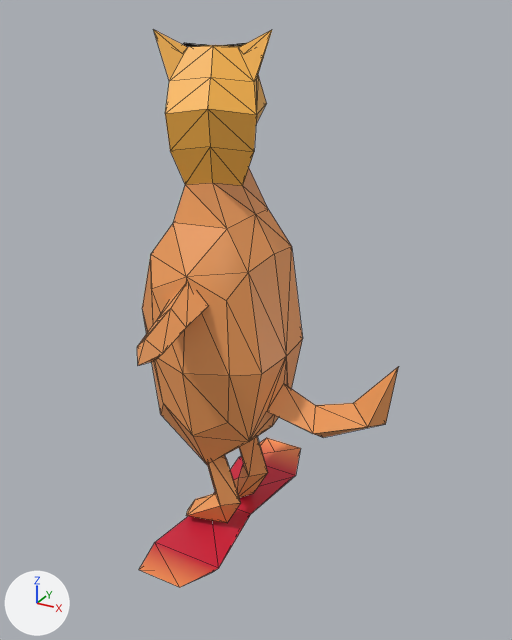
What one commit did to the glTF model raw_files/SkateboardCat.glb.
Before and after are seen from a 50 mm camera at (1.36, -2.22, 2.07) aimed at (0.16, -0.04, 0.98). The lights are fixed; the arrows at lower left show +X, +Y and +Z. Mesh edges are drawn as thin lines. Where no turn or scale is listed for an object, it has been applied to the vertices. Vertices at the same position are counted once.

The first picture shows 'Skateboard', 'SkateboardCat'.
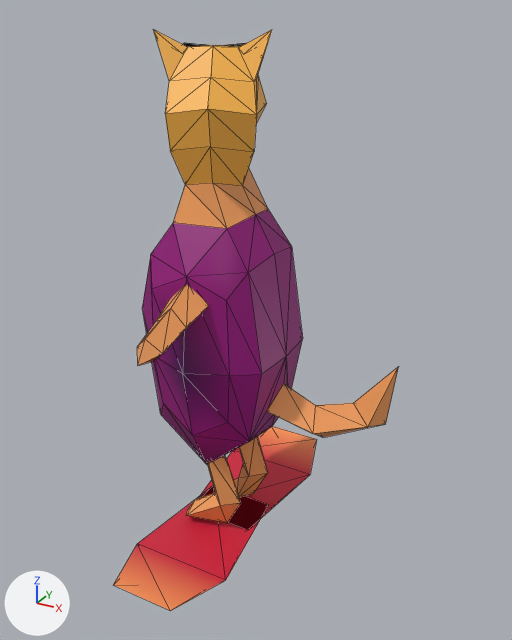
Pixel boxes [x1, y1, x2, y2] of what changed, in the pictures (512 x 640 px):
'Skateboard', reshaped (25% wider, 24% taller): before [139, 438, 301, 587]; after [114, 426, 316, 611]
part 1 of me_cube_001, recoloured (orange to purple): [142, 209, 303, 464] in both

Diff of the bpy script that builds the scene:
```diff
--- a/raw_files/SkateboardCat.glb.py
+++ b/raw_files/SkateboardCat.glb.py
@@ me_cube_001 @@
 me_cube_001.from_pydata(...)  # 159 vertices, 294 faces; spans x -0.29..0.72, y -0.57..0.55, z -0.82..1.17
 # used by ob_skateboardcat; location = (0.0, 0.0, 0.833)
+# me_cube_001 part 1: 88 faces centred in x -0.27..0.25, y -0.28..0.28, z -0.45..0.49 are repainted in the vertex colours; the middle colour goes from orange #f5a15d to purple #94007a
 me_cube_001.materials.append(mat_defaultmaterial)
@@ me_cube @@
 # used by ob_skateboard; location = (0.0, 0.0, -0.011)
-me_cube.from_pydata(...)  # 16 vertices, 28 faces; spans x -0.158..0.158, y -0.538..0.538, z -0.015..0.05
+me_cube.from_pydata(...)  # 20 vertices, 28 faces; spans x -0.217..0.217, y -0.65..0.65, z -0.015..0.05
+# me_cube part 2: the whole mesh is rebuilt
 me_cube.materials.append(mat_defaultmaterial_001)
```
